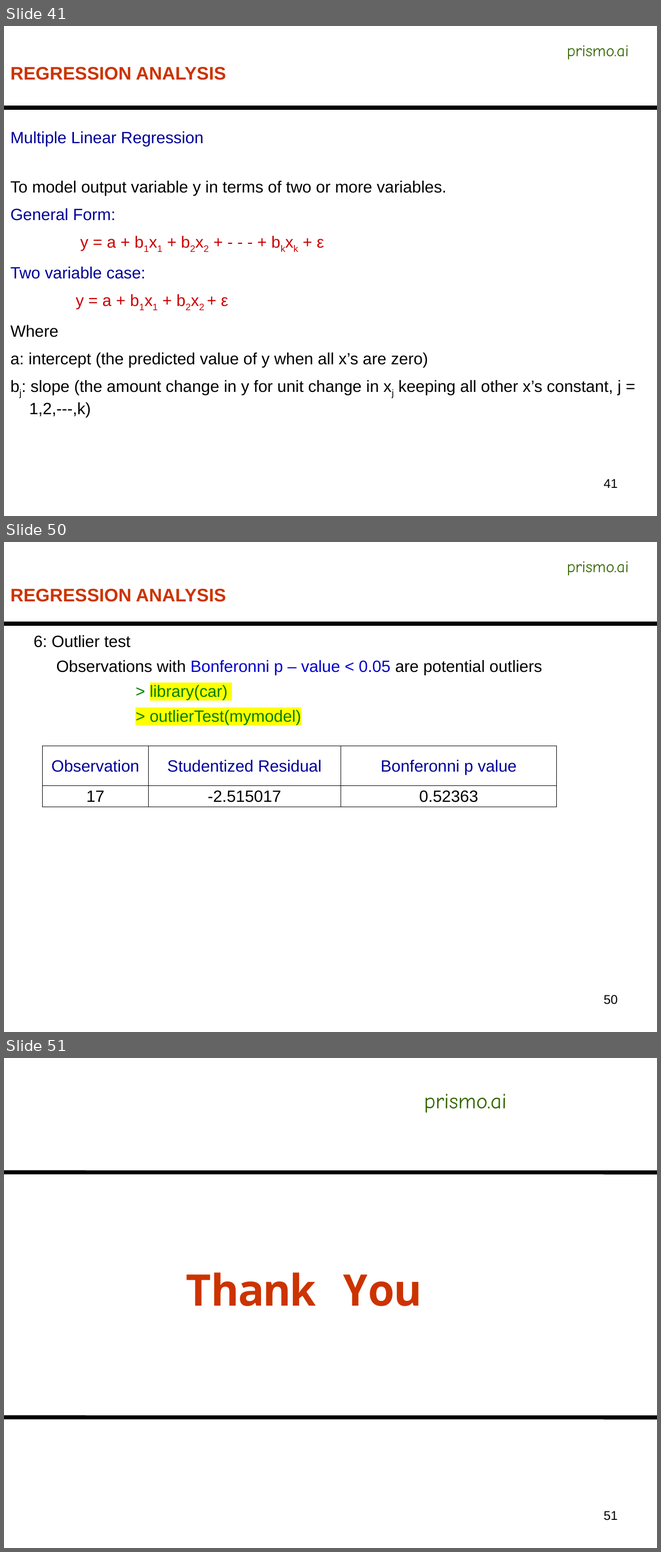
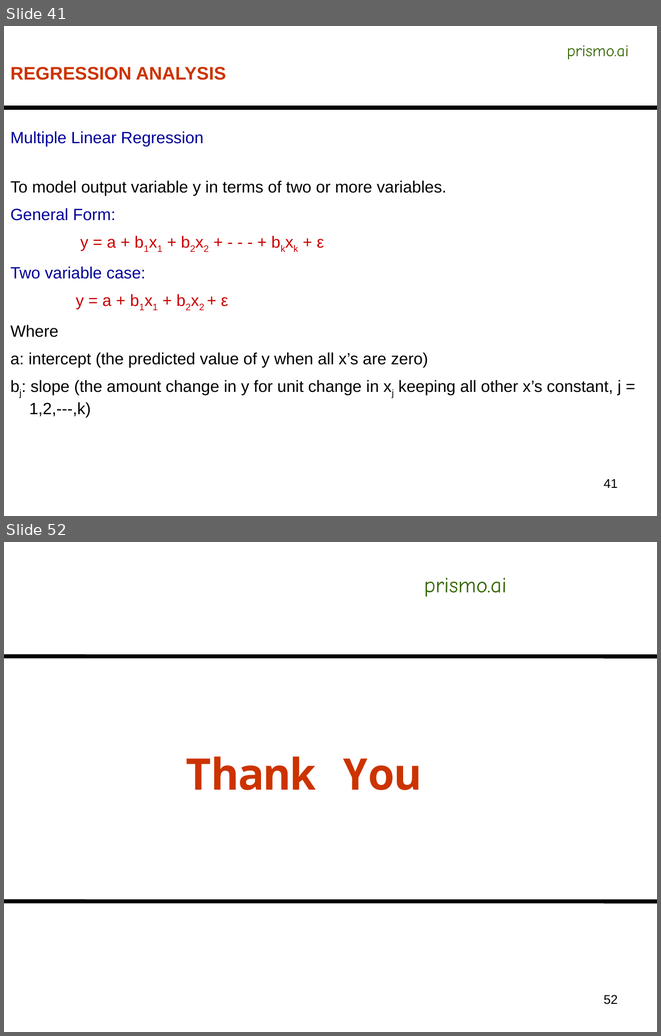
Before and after one commit to AnirbanDatta87/Python, a slide deck: Concepts/C12 - Predictive Modeling/Business_Forecasting_Module1.pptx. Shown one above the other, each under a label of ours: slides 41, 50 and 51 before the commit, slides 41 and 52 after it; the slides between them are not shown. The pictures are 661x1552 and 661x1036 pixels, drawn with LibreOffice and Linux fonts; fonts in the diff are those of the drawing. Boxes give left, top, right and bottom in pixels: in the first picture for what was removed or moved away, otherwise in the second. Text is boxed around its words. In the diff, an @@ line names an element or a change of style, - is before the commit and + after.

```diff
--- a/Concepts/C12 - Predictive Modeling/Business_Forecasting_Module1.pptx
+++ b/Concepts/C12 - Predictive Modeling/Business_Forecasting_Module1.pptx
@@ slide 50 removed at box(4, 542, 657, 1032), background #FFFFFF @@
@@ text removed at box(567, 561, 629, 575) @@
-prismo.ai
@@ text removed at box(10, 589, 226, 602) @@
-REGRESSION ANALYSIS
@@ line removed from (4, 624) to (657, 624) @@
@@ text removed at box(34, 635, 542, 725) @@
-6: Outlier test
-Observations with Bonferonni p – value < 0.05 are potential outliers
-> library(car)
-> outlierTest(mymodel)
@@ table removed at box(43, 746, 557, 806), 2 rows, 3 columns @@
-Observation | Studentized Residual | Bonferonni p value
-17 | -2.515017 | 0.52363
@@ page number removed at box(603, 995, 618, 1004) @@
-50
@@ what was slide 51 is now slide 52 @@
@@ page number at box(603, 995, 618, 1004): text changed @@
-51
+52
```
Also in this commit, not shown: 4 slides changed, 6 slides added, 4 other slides removed, 21 other files.
